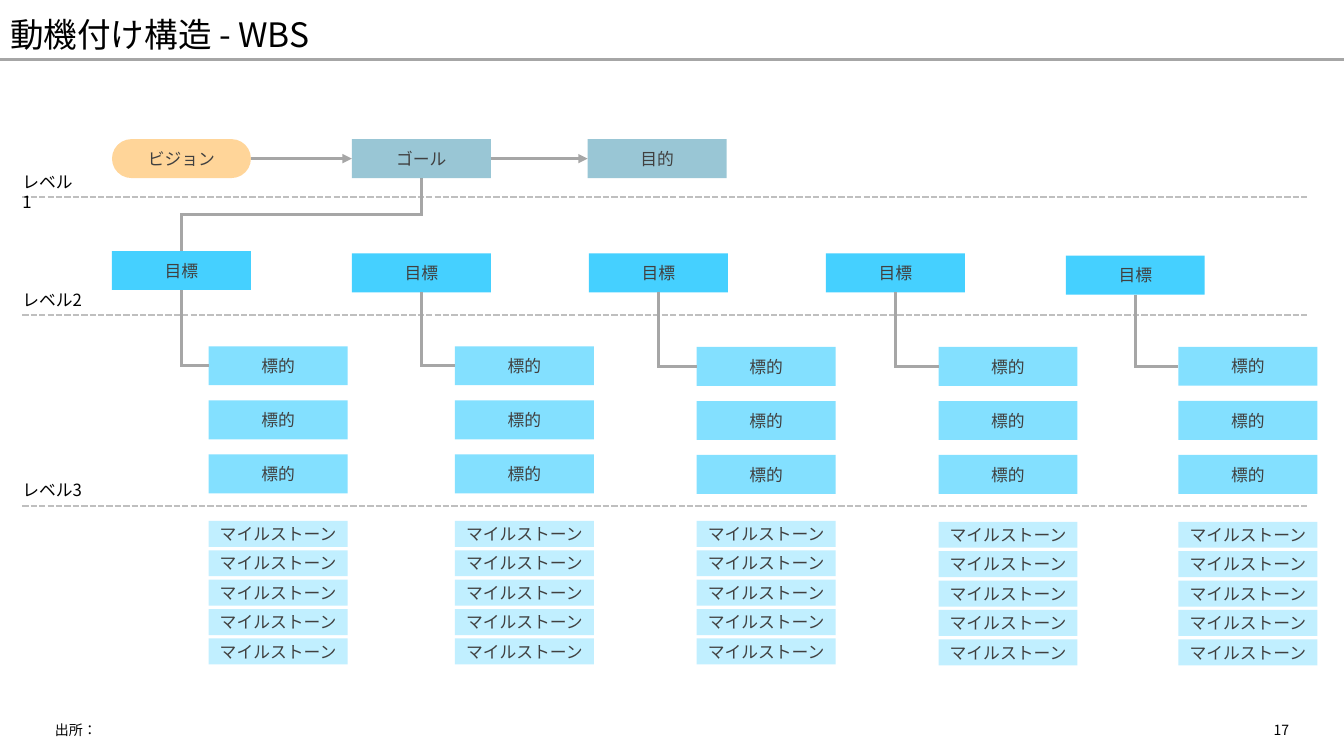
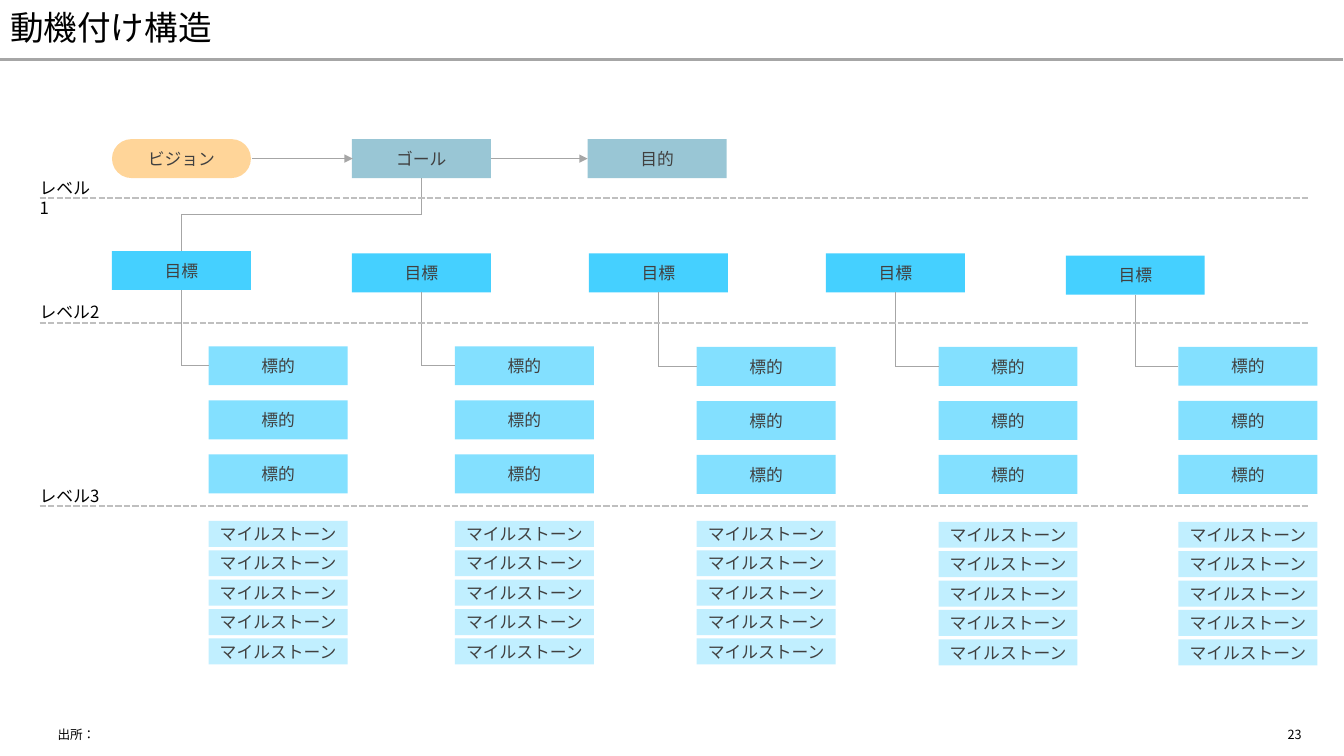
Before and after one commit to yuzucha16/dotfiles, a slide deck: slide 23 of office/Blank.potx (slide 17 before the commit). Drawn at 1344x756 pixels with LibreOffice and Linux fonts; fonts in the diff are those of the drawing. Boxes give left, top, right and bottom in pixels: in the first picture for what was removed or moved away, otherwise in the second. Text is boxed around its words. In the diff, an @@ line names an element or a change of style, - is before the commit and + after.

```diff
--- a/office/Blank.potx
+++ b/office/Blank.potx
@@ title "動機付け構造" at (10,11,212,43): vertical alignment bottom to middle @@
@@ title at (10,11,212,43): text changed @@
-動機付け構造 - WBS
+動機付け構造
@@ text "レベル1": place and size @@
-text "レベル1" at (22,175,72,208)
+text "レベル1" at (40,181,90,214)
@@ arrow (252, 158) - (353, 158): stroke #A6A6A6 2.25 pt to #A6A6A6 1 pt @@
@@ line moved from (22, 198) - (1309, 198) to (39, 198) - (1310, 198) @@
@@ elbow line (181, 290) - (209, 366): stroke #A6A6A6 2.25 pt to #A6A6A6 1 pt @@
@@ elbow line (421, 292) - (455, 366): stroke #A6A6A6 2.25 pt to #A6A6A6 1 pt @@
@@ elbow line (658, 292) - (697, 366): stroke #A6A6A6 2.25 pt to #A6A6A6 1 pt @@
@@ elbow line (895, 292) - (939, 366): stroke #A6A6A6 2.25 pt to #A6A6A6 1 pt @@
@@ elbow line (1135, 294) - (1179, 366): stroke #A6A6A6 2.25 pt to #A6A6A6 1 pt @@
@@ text "レベル2" rewrapped from (22,293,82,307) to (40,305,100,323) @@
@@ line moved from (22, 316) - (1309, 316) to (39, 324) - (1310, 324) @@
@@ text "レベル3" rewrapped from (22,483,82,497) to (40,489,100,507) @@
@@ line moved from (22, 506) - (1309, 506) to (39, 506) - (1310, 506) @@
@@ text "出所：" at (58,728,96,740): size 10 to 9 pt; vertical alignment top to middle @@
@@ page number removed at (1274,724,1290,735) @@
-17
@@ page number added at (1288,729,1302,739), 9 pt, text #000000 @@
+23
```
Also in this commit, not shown: 36 other slides changed, 14 slides added, 2 slides removed.
